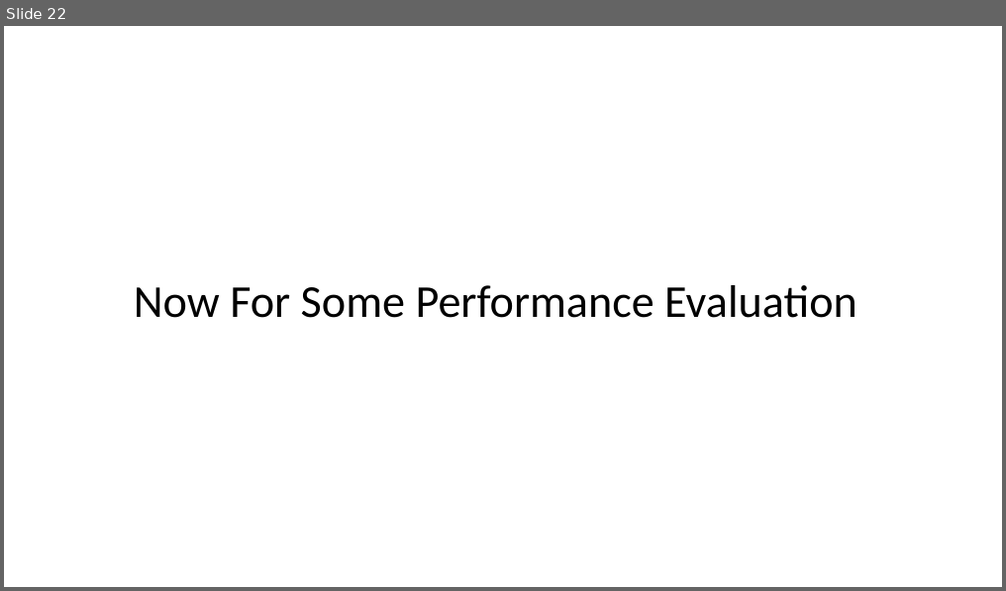
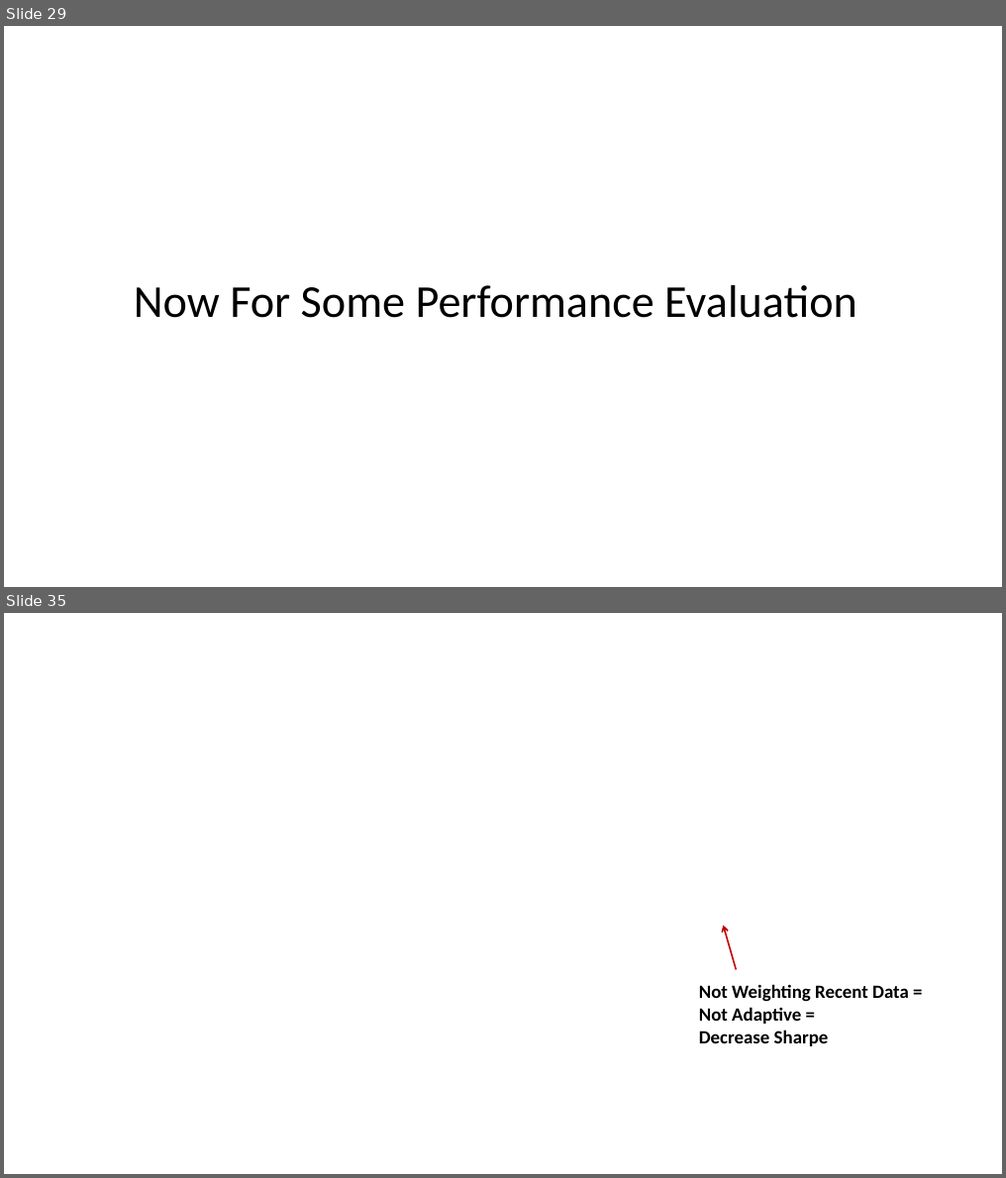
Before and after one commit to christy108/PATTERN_PROJECT_QUANT_WORKSHOP, a slide deck: Presentation/Presentation.pptx. Shown one above the other, each under a label of ours: slide 22 before the commit, slides 29 and 35 after it; the slides between them are not shown. The pictures are 1006x591 and 1006x1178 pixels, drawn with LibreOffice and Linux fonts; fonts in the diff are those of the drawing; background and template pictures are left out. Boxes give left, top, right and bottom in pixels: in the first picture for what was removed or moved away, otherwise in the second. Text is boxed around its words. In the diff, an @@ line names an element or a change of style, - is before the commit and + after.

```diff
--- a/Presentation/Presentation.pptx
+++ b/Presentation/Presentation.pptx
@@ slide 35 added at <box>4,613,1002,1174</box>, background picture (left out) @@
@@ arrow added from (737, 970) to (724, 925), #C00000 1.5 pt @@
@@ text added at <box>699,984,909,1047</box>, 18 pt, text #000000, bold @@
+Not Weighting Recent Data =
+Not Adaptive =
+Decrease Sharpe
@@ what was slide 22 is now slide 29 @@
```
Also in this commit, not shown: 12 slides changed, 16 other slides added, 2 slides removed.
